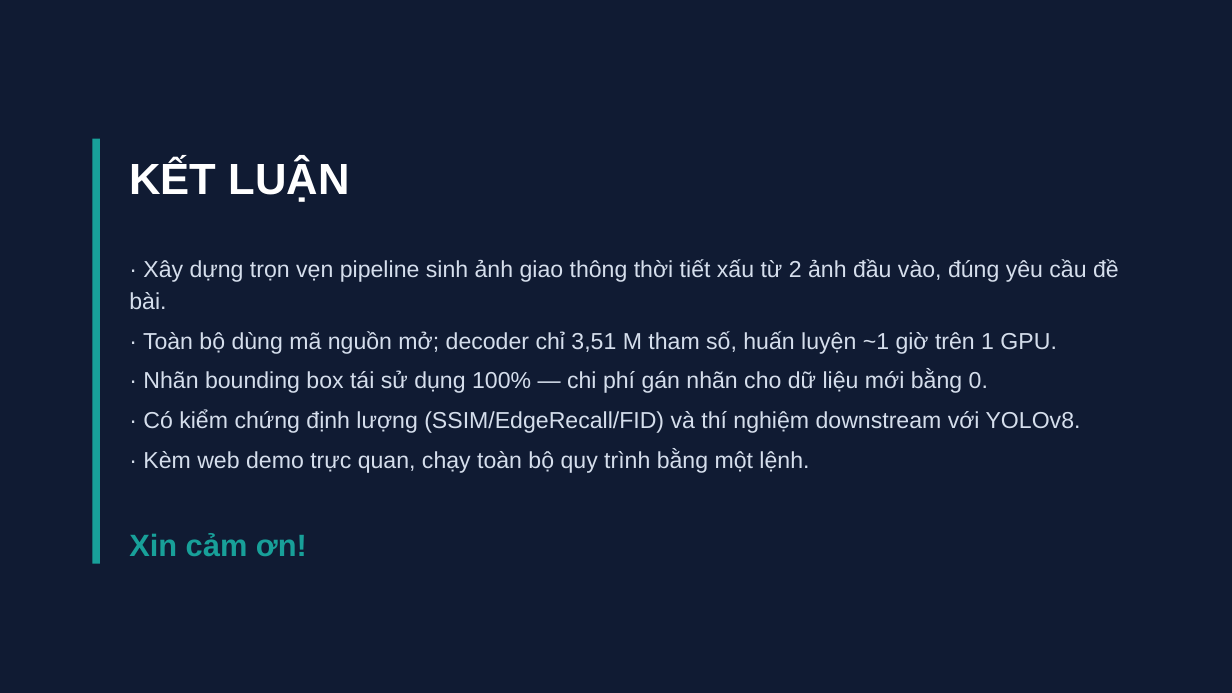
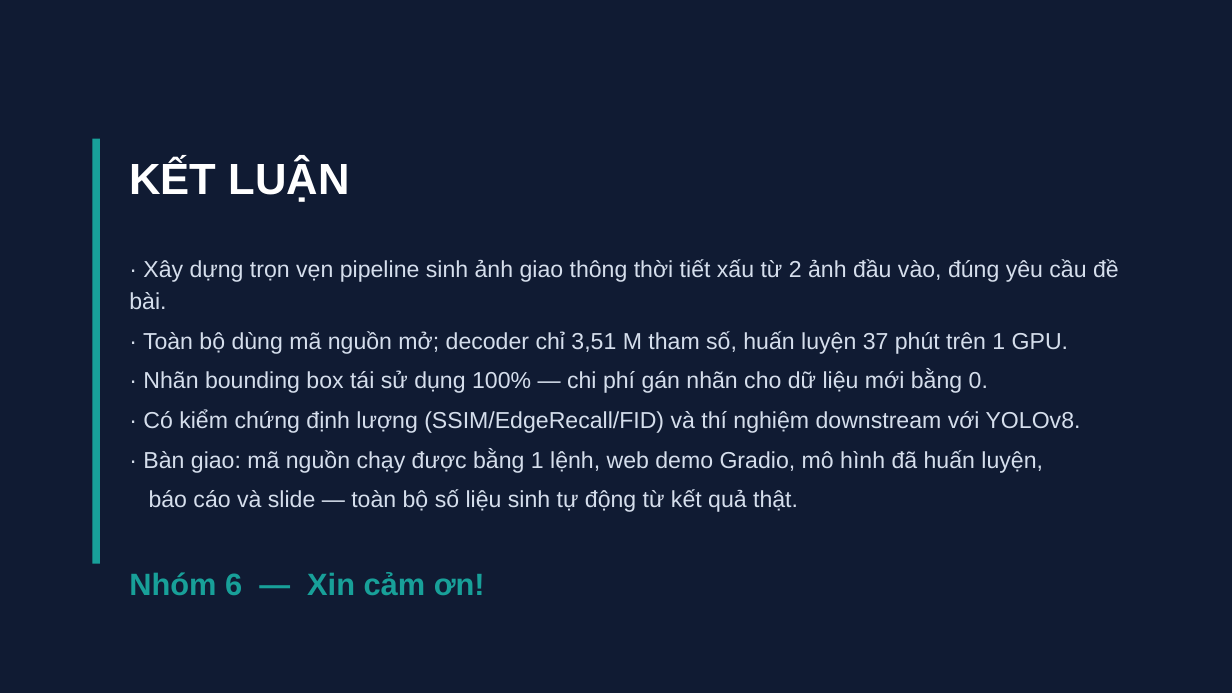
Before and after one commit to QuyDatSadBoy/StyleTranfer_Viettel_Course_DeepLearning, a slide deck: slide 15 of slides/BaoCao_TangCuongDuLieuThoiTiet.pptx (slide 16 before the commit). Drawn at 1232x693 pixels with LibreOffice and Linux fonts; fonts in the diff are those of the drawing. Boxes give left, top, right and bottom in pixels: in the first picture for what was removed or moved away, otherwise in the second. Text is boxed around its words. In the diff, an @@ line names an element or a change of style, - is before the commit and + after.

```diff
--- a/slides/BaoCao_TangCuongDuLieuThoiTiet.pptx
+++ b/slides/BaoCao_TangCuongDuLieuThoiTiet.pptx
@@ text at [143,331,1068,354]: text changed @@
-· Toàn bộ dùng mã nguồn mở; decoder chỉ 3,51 M tham số, huấn luyện ~1 giờ trên 1 GPU.
+· Toàn bộ dùng mã nguồn mở; decoder chỉ 3,51 M tham số, huấn luyện 37 phút trên 1 GPU.
@@ text at [129,449,1043,595]: text changed @@
-· Kèm web demo trực quan, chạy toàn bộ quy trình bằng một lệnh.
-Xin cảm ơn!
+· Bàn giao: mã nguồn chạy được bằng 1 lệnh, web demo Gradio, mô hình đã huấn luyện,
+báo cáo và slide — toàn bộ số liệu sinh tự động từ kết quả thật.
+Nhóm 6 — Xin cảm ơn!
```
Also in this commit, not shown: 3 other slides changed, 1 slide removed, 8 other files.
